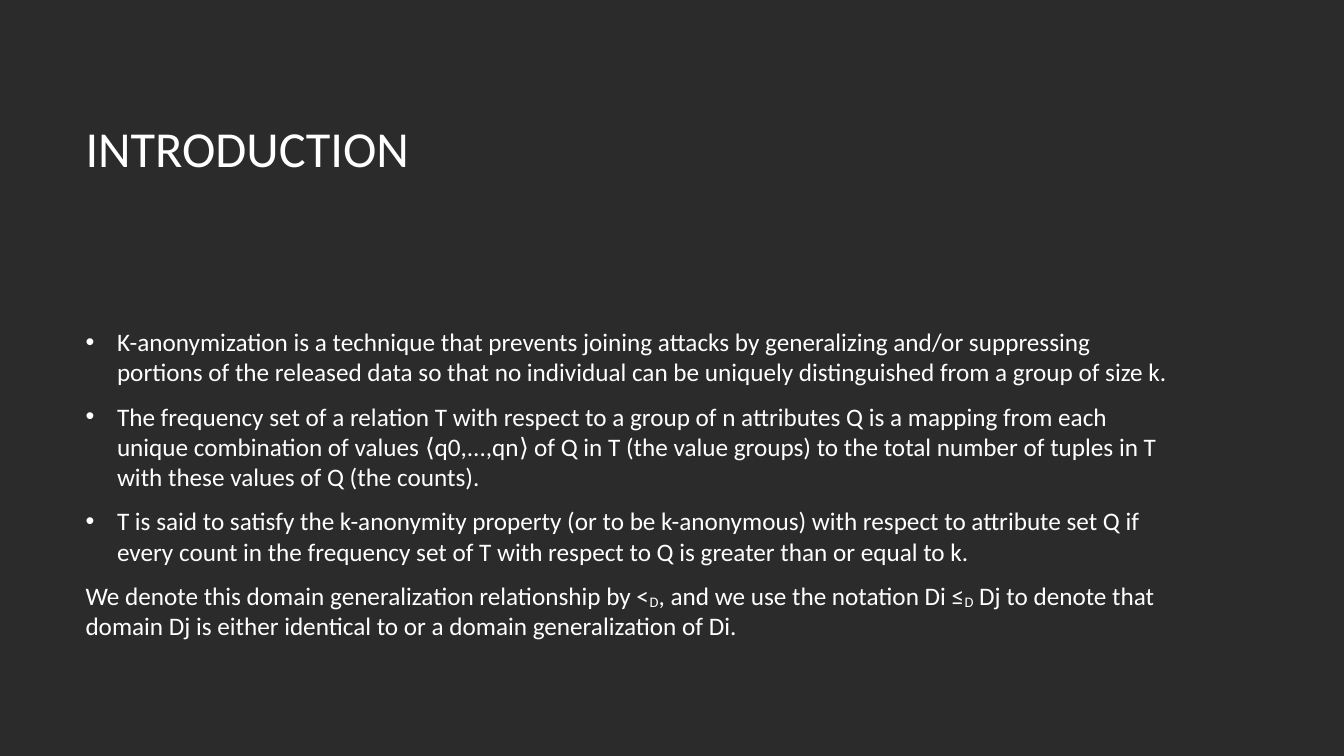
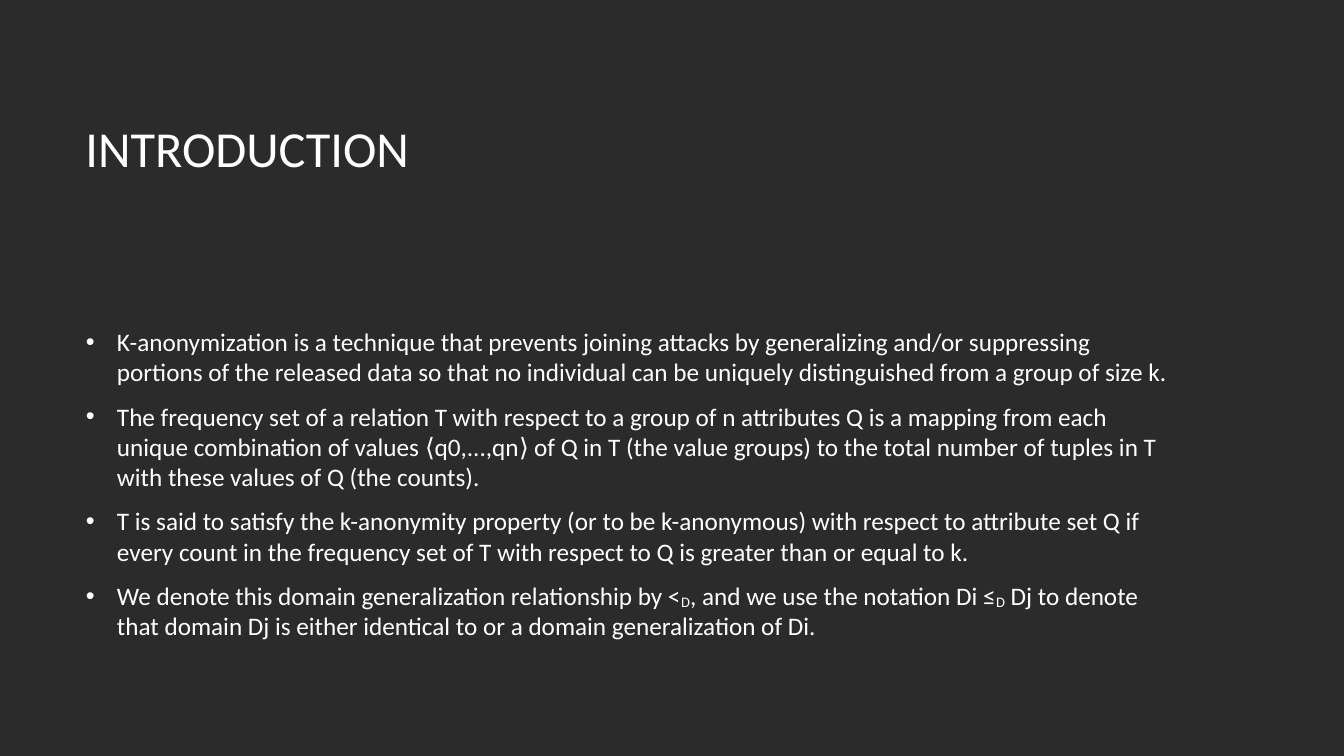
Before and after one commit to avoladj/Incognito-k-anonymity, a slide deck: slide 2 of Report/presentazione.pptx. Drawn at 1344x756 pixels with LibreOffice and Linux fonts; fonts in the diff are those of the drawing; background and template pictures are left out; a plain dark background stands for a picture behind light text. Boxes give left, top, right and bottom in pixels: in the first picture for what was removed or moved away, otherwise in the second. Text is boxed around its words. In the diff, an @@ line names an element or a change of style, - is before the commit and + after.

```diff
--- a/Report/presentazione.pptx
+++ b/Report/presentazione.pptx
@@ text at <box>117,587,1138,640</box>: bullet none to • @@
```
Also in this commit, not shown: 5 other slides changed, 1 other file.
